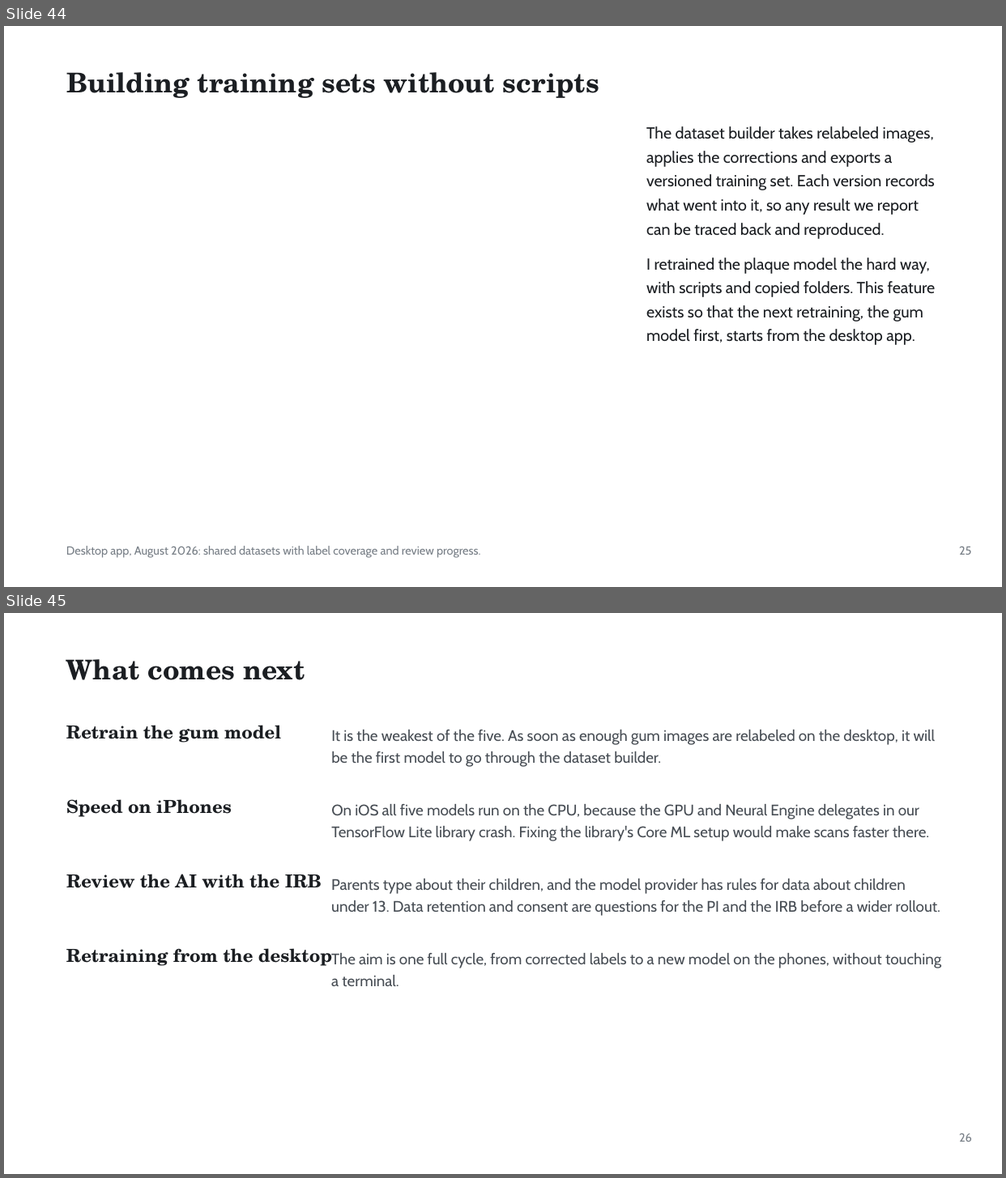
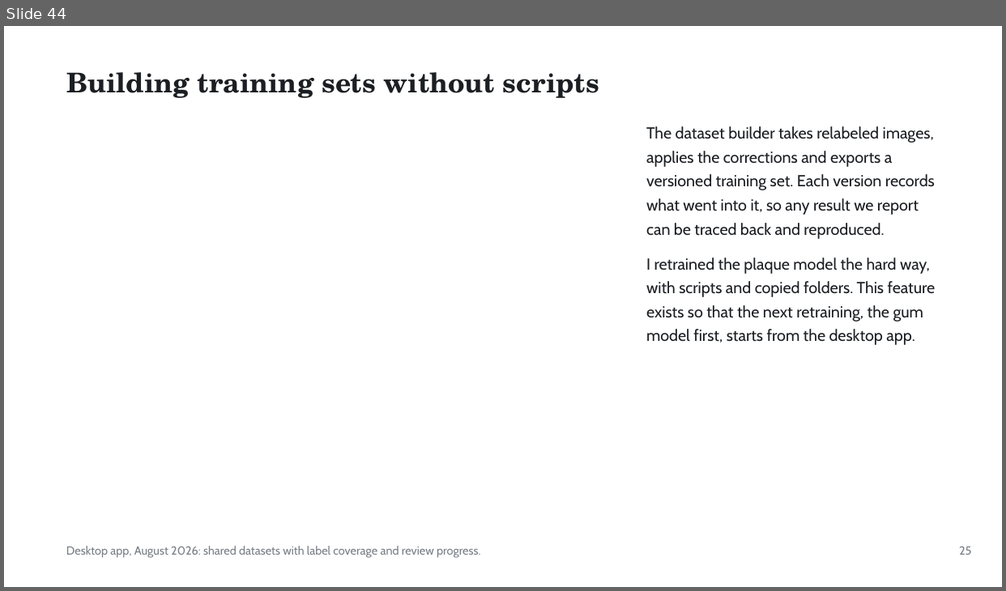
Before and after one commit to ertugrul-senturk/interactive-slides, a slide deck: public/decks/2026-11-smart-teeth.pptx. Shown one above the other, each under a label of ours: slides 44 and 45 before the commit, slide 44 after it. The pictures are 1006x1178 and 1006x591 pixels, drawn with LibreOffice and Linux fonts; fonts in the diff are those of the drawing; background and template pictures are left out. Boxes give left, top, right and bottom in pixels: in the first picture for what was removed or moved away, otherwise in the second. Text is boxed around its words. In the diff, an @@ line names an element or a change of style, - is before the commit and + after.

```diff
--- a/public/decks/2026-11-smart-teeth.pptx
+++ b/public/decks/2026-11-smart-teeth.pptx
@@ slide 45 removed at [4,613,1002,1174], background picture (left out) @@
@@ text removed at [66,659,305,680] @@
-What comes next
@@ text removed at [66,725,281,743] @@
-Retrain the gum model
@@ text removed at [331,730,936,767] @@
-It is the weakest of the five. As soon as enough gum images are relabeled on the desktop, it will
-be the first model to go through the dataset builder.
@@ text removed at [66,799,232,817] @@
-Speed on iPhones
@@ text removed at [331,804,929,841] @@
-On iOS all five models run on the CPU, because the GPU and Neural Engine delegates in our
-TensorFlow Lite library crash. Fixing the library's Core ML setup would make scans faster there.
@@ text removed at [66,874,322,888] @@
-Review the AI with the IRB
@@ text removed at [331,879,940,916] @@
-Parents type about their children, and the model provider has rules for data about children
-under 13. Data retention and consent are questions for the PI and the IRB before a wider rollout.
@@ text removed at [66,948,332,966] @@
-Retraining from the desktop
@@ text removed at [331,953,941,986] @@
-The aim is one full cycle, from corrected labels to a new model on the phones, without touching
-a terminal.
@@ text removed at [959,1133,972,1142] @@
-26
```
Also in this commit, not shown: 4 slides changed, 1 slide added, 6 other files.
